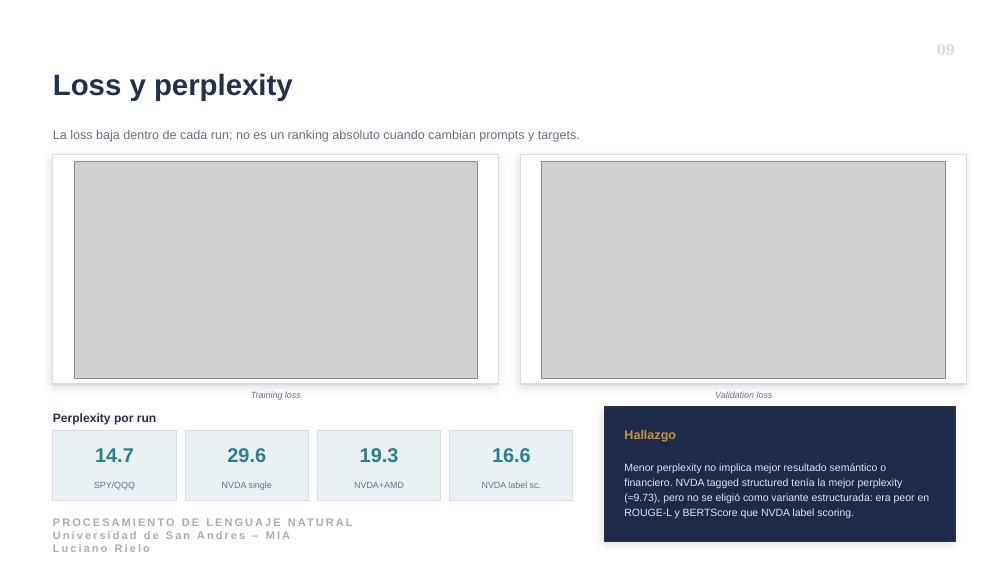
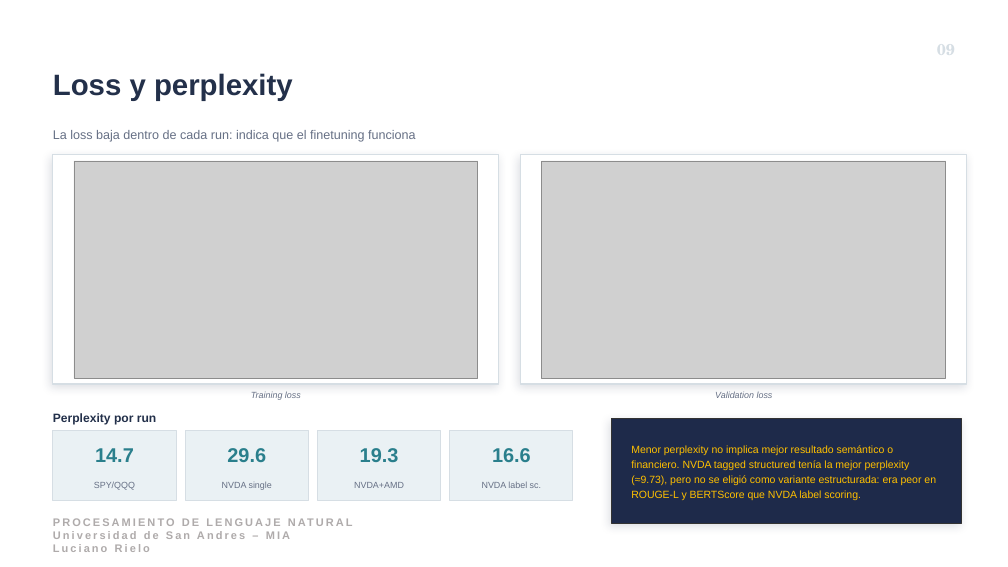
Before and after one commit to LucianoRielo/news-ai-generator, a slide deck: slide 9 of presentacion_nlp_finanzas.pptx. Drawn at 1008x567 pixels with LibreOffice and Linux fonts; fonts in the diff are those of the drawing; grey boxes stand for pictures. Boxes give left, top, right and bottom in pixels: in the first picture for what was removed or moved away, otherwise in the second. Text is boxed around its words. In the diff, an @@ line names an element or a change of style, - is before the commit and + after.

```diff
--- a/presentacion_nlp_finanzas.pptx
+++ b/presentacion_nlp_finanzas.pptx
@@ text at [53, 130, 416, 142]: text changed @@
-La loss baja dentro de cada run; no es un ranking absoluto cuando cambian prompts y targets.
+La loss baja dentro de cada run: indica que el finetuning funciona
@@ rectangle: place and size @@
-rectangle at [605, 407, 955, 541]
+rectangle at [612, 419, 962, 523]
@@ text removed at [624, 430, 676, 442] @@
-Hallazgo
@@ text "Menor perplexity no implica mejor ...": place and size @@
-text "Menor perplexity no implica mejor ..." at [624, 463, 930, 518]
+text "Menor perplexity no implica mejor ..." at [631, 445, 936, 500]
@@ text "Menor perplexity no implica mejor ..." at [631, 445, 936, 500]: text colour #DCE4F0 to #FFC000 @@
```
Also in this commit, not shown: 10 other slides changed, 1 slide removed.
